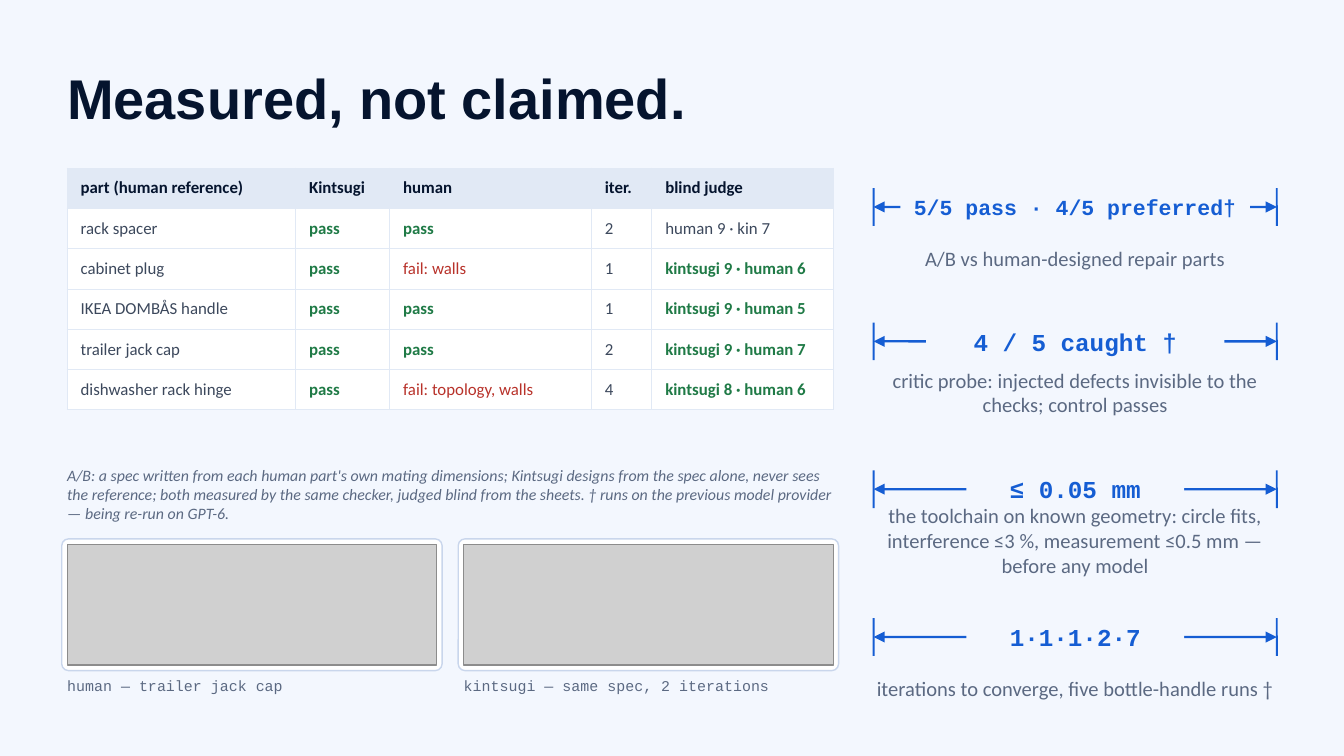
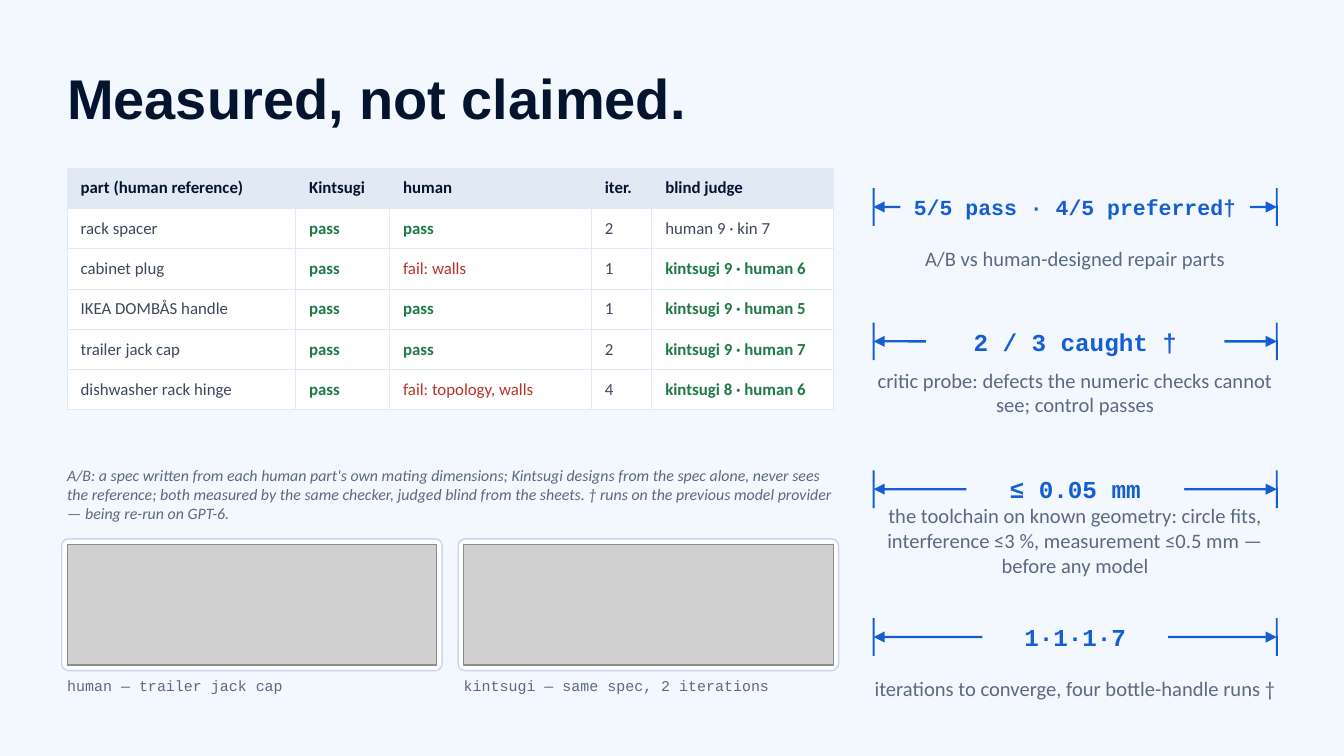
Before and after one commit to KrishGup/kintsugi, a slide deck: slide 8 of docs/submission/kintsugi-offgrid-pitch.pptx. Drawn at 1344x756 pixels with LibreOffice and Linux fonts; fonts in the diff are those of the drawing; grey boxes stand for pictures. Boxes give left, top, right and bottom in pixels: in the first picture for what was removed or moved away, otherwise in the second. Text is boxed around its words. In the diff, an @@ line names an element or a change of style, - is before the commit and + after.

Commit message:
After the judge: demo mode shows the loop and tells the truth; rough edges; guardrails; claims match the files
Demo mode (kintsugi/agent/fake.py)
- The scripted designer reads the spec and picks the vetted template for that part class. For the bottle handle it
  first writes a plausible-but-wrong version (60 mm loop → 127 mm overall vs the 110 mm envelope), reads the check
  table that catches it, narrows the loop and passes: iteration 1 red, iteration 2 green, ~10 s. Other template parts
  go straight through. A spec with no template gets an honest message, the nearest template so the checks show the
  gap, and no false finish; the critic follow-up routes to the follow-up script.
- /api/specs/examples leads with the bottle handle, groups the A/B references separately (grouped picker, a hint in
  demo mode); the name field is filled from the default example.
- The guide explains a stopped run truthfully (Stop pressed, server restarted, or demo mode without a template).

Rough edges
- Markdown tables render (the print card's parameters); the mating-object proxy never floats over the empty viewer;
  "read the ring height of the ring height" fixed at the source; the stage bar follows the newest iteration (a
  failing apply after an export drops back to Design; a newer passing iteration than the bundle goes to Review);
  a typed reading more than 2× off what the spec expects (or that looks like inches) asks before it is "confirmed";
  clicking a check pins its section plane (touch users get it too).

Guardrails for a shared box
- KIN_MAX_COST_USD caps what one run may spend on model calls (loop stop, status cost_capped, timeline event, guide
  banner); KIN_RATE_PER_MIN limits heavy calls per client (429 + Retry-After); KIN_MAX_COMPILES bounds OpenSCAD
  processes across sessions (previews queue and cancel each other). In .env.example, the Bicep and DEPLOY-AZURE.md.
- pyproject version 0.2.0 to match the package.

Claims match the files
- Critic probe restated: 2 of the 3 drawing-only defects (two variants also tripped a footprint check); the eval
  README's wrong sentence fixed. Convergence: the four runs on disk (1, 1, 1, 7). A/B caveats next to the headline.
  Measurement wording: homography < 0.1 mm, diameters within 0.5 mm, synthetic photos. Deck rebuilt.
- docs/REVIEW.md records what changed after the judge; HANDOFF.md opens with what only the owner can do.

```diff
--- a/docs/submission/kintsugi-offgrid-pitch.pptx
+++ b/docs/submission/kintsugi-offgrid-pitch.pptx
@@ text at (974,333,1148,356): text changed @@
-4 / 5 caught †
+2 / 3 caught †
@@ text at (878,374,1272,416): text changed @@
-critic probe: injected defects invisible to the checks; control passes
+critic probe: defects the numeric checks cannot see; control passes
@@ text at (1024,630,1126,646): text changed @@
-1·1·1·2·7
+1·1·1·7
@@ text at (875,682,1260,700): text changed @@
-iterations to converge, five bottle-handle runs †
+iterations to converge, four bottle-handle runs †
```
Also in this commit, not shown: 41 other files.
